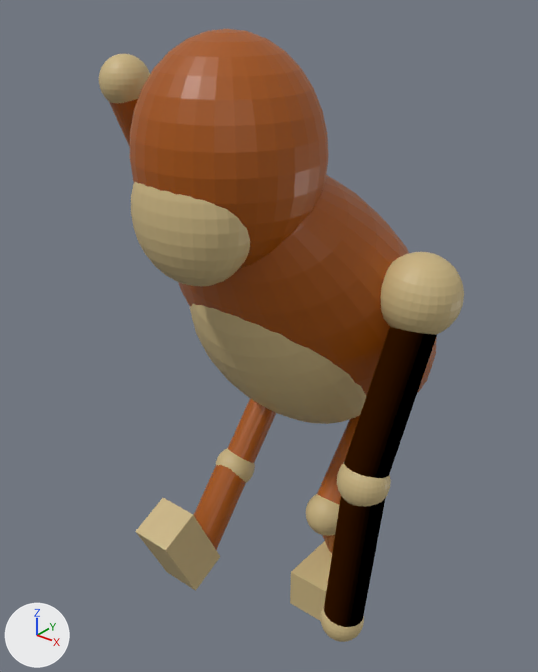
The glTF model Assets/monkkee_body.glb: old version first, new version second.
Both versions are drawn from a camera (50 mm lens) standing at (2.82, -4.09, 3.15) and looking at (-0.06, -0.48, 0.92). Every picture has the same lights, and +X, +Y and +Z are marked at lower left. Where no turn or scale is listed for an object, it has been applied to the vertices.

Script lines for the objects in view, before the commit:
```python
me_cube_001 = bpy.data.meshes.new('Cube.001')
me_cube_001.from_pydata(...)  # 8 vertices, 12 faces; spans x -0.176..0.13, y -0.229..0.408, z -0.827..-0.517
me_cube_001.materials.append(mat_pale_fur)  # beige #cbb582
me_cylinder_004 = bpy.data.meshes.new('Cylinder.004')
me_cylinder_004.from_pydata(...)  # 64 vertices, 124 faces; spans x -0.141..0.168, y -0.549..0.133, z -0.963..0.054
me_cylinder_004.materials.append(mat_orange)  # brown #a75400
me_sphere = bpy.data.meshes.new('Sphere')
me_sphere.from_pydata(...)  # 482 vertices, 960 faces; spans x -0.9..0.9, y -0.95..0.95, z -1.09..1.09
me_sphere.materials.append(mat_orange)  # brown #a75400
ob_body = bpy.data.objects.new('Body', me_sphere)
ob_body.location = (0.042, -0.19, 1.117)
ob_cube_002 = bpy.data.objects.new('Cube.002', me_cube_001)
ob_cube_002.location = (0.503, -0.481, -0.298)
ob_left_arm = bpy.data.objects.new('Left Arm', me_cylinder_004)
ob_left_arm.location = (0.982, -0.456, 1.317)
# also in view: 'Head' at (0.03, -0.95, 2.24); 'Shoulder' at (0.99, -0.39, 1.47); 'Belly' at (0.04, -0.37, 0.9); 'Cylinder' at (-0.4, -0.18, 0.01); 'Cylinder.003' at (0.48, -0.19, 0.01)
```
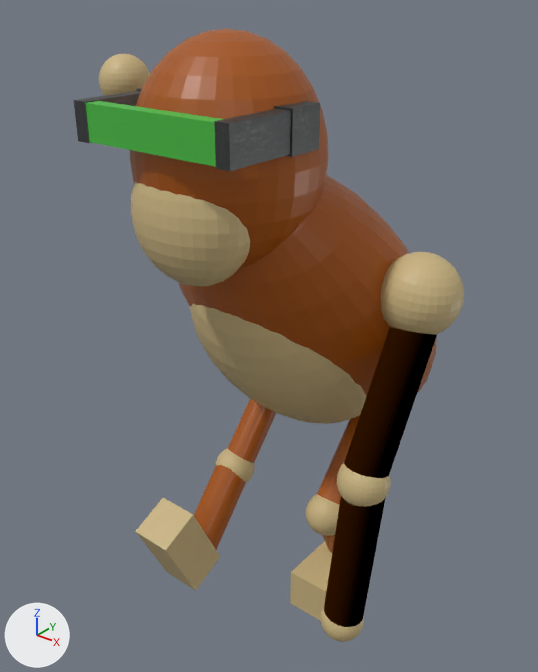
Edits to the bpy script that builds the scene:
```text
Add img_plastic017a_1k_png_color:
    img_plastic017a_1k_png_color = load_image('Plastic017A_1K-PNG_Color', '_unpacked/Plastic017A_1K-PNG_Color', 1024, 1024, 'sRGB')
Add img_image:
    img_image = load_image('Image', '_unpacked/Image', 1024, 1024, 'sRGB')
Add img_metal038_1k_png_metalness:
    img_metal038_1k_png_metalness = load_image('Metal038_1K-PNG_Metalness', '_unpacked/Metal038_1K-PNG_Metalness', 1024, 1024, 'Non-Color')
Add img_metal038_1k_png_color:
    img_metal038_1k_png_color = load_image('Metal038_1K-PNG_Color', '_unpacked/Metal038_1K-PNG_Color', 1024, 1024, 'sRGB')
Add mat_visor_green:
    mat_visor_green = bpy.data.materials.new('Visor Green')
    # colours: white #ffffff
    # uses the picture img_image
    # uses the picture img_plastic017a_1k_png_color
Add mat_steel_bits:
    mat_steel_bits = bpy.data.materials.new('Steel Bits')
    # uses the picture img_metal038_1k_png_color
    # uses the picture img_metal038_1k_png_metalness
Add me_cube_006:
    me_cube_006.from_pydata(...)  # a box spanning x -0.502..0.502, y -0.044..0.044, z -0.1..0.1
    me_cube_006.materials.append(mat_visor_green)
Add me_cube_004:
    me_cube_004.from_pydata(...)  # a box spanning x -0.044..0.044, y -0.239..0.239, z -0.106..0.106
    me_cube_004.materials.append(mat_steel_bits)
Add me_cube_003:
    me_cube_003.from_pydata(...)  # a box spanning x -0.044..0.044, y -0.239..0.239, z -0.106..0.106
    me_cube_003.materials.append(mat_steel_bits)
Add me_cube_002:
    me_cube_002.from_pydata(...)  # a box spanning x -0.116..0.116, y -0.116..0.116, z -0.116..0.116
    me_cube_002.materials.append(mat_steel_bits)
Add ob_cube_008:
    ob_cube_008 = bpy.data.objects.new('Cube.008', me_cube_006)
    ob_cube_008.location = (0.049, -1.517, 2.454)
Add ob_cube_006:
    ob_cube_006 = bpy.data.objects.new('Cube.006', me_cube_004)
    ob_cube_006.location = (-0.456, -1.327, 2.454)
Add ob_cube_005:
    ob_cube_005 = bpy.data.objects.new('Cube.005', me_cube_003)
    ob_cube_005.location = (0.538, -1.327, 2.454)
Add ob_cube_004:
    ob_cube_004 = bpy.data.objects.new('Cube.004', me_cube_002)
    ob_cube_004.location = (0.478, -1.002, 2.454)
```

Where the change shows, as pixel boxes [x1, y1, x2, y2] in the pictures (538 x 672 px):
'Cube.008', added: after [85, 101, 223, 167]
'Cube.005', added: after [214, 109, 291, 171]
'Cube.004', added: after [274, 101, 320, 157]
'Cube.006', added: after [74, 91, 141, 143]
